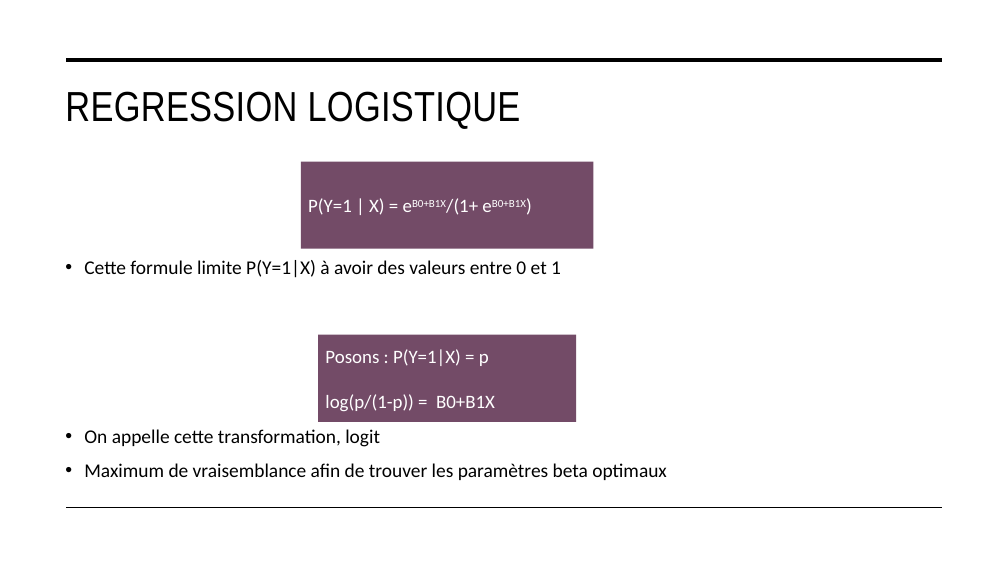
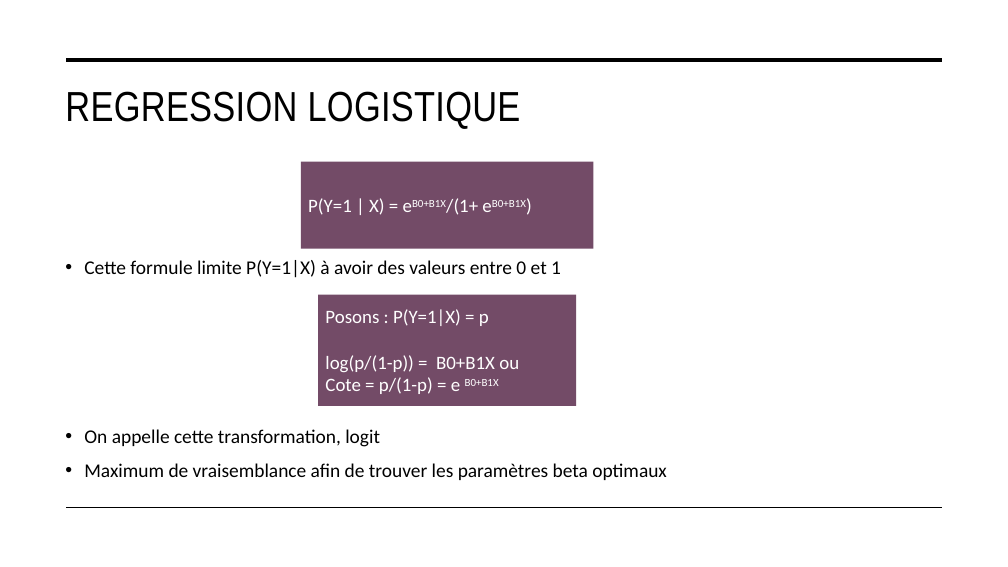
Before and after one commit to nmeraihi/ACT3035, a slide deck: slide 4 of HIV_2026/cours8/Classification Linéaire.pptx. Drawn at 1008x567 pixels with LibreOffice and Linux fonts; fonts in the diff are those of the drawing. Boxes give left, top, right and bottom in pixels: in the first picture for what was removed or moved away, otherwise in the second. Text is boxed around its words. In the diff, an @@ line names an element or a change of style, - is before the commit and + after.

```diff
--- a/HIV_2026/cours8/Classification Linéaire.pptx
+++ b/HIV_2026/cours8/Classification Linéaire.pptx
@@ rectangle "Posons : P(Y=1|X) = p": place and size @@
-rectangle "Posons : P(Y=1|X) = p" at [318,335,576,422]
+rectangle "Posons : P(Y=1|X) = p" at [318,295,576,406]
@@ text in rectangle at [325,355,519,394]: text changed @@
-log(p/(1-p)) = B0+B1X
+log(p/(1-p)) = B0+B1X ou
+Cote = p/(1-p) = e B0+B1X
```
Also in this commit, not shown: 1 other slide changed, 1 slide added.
